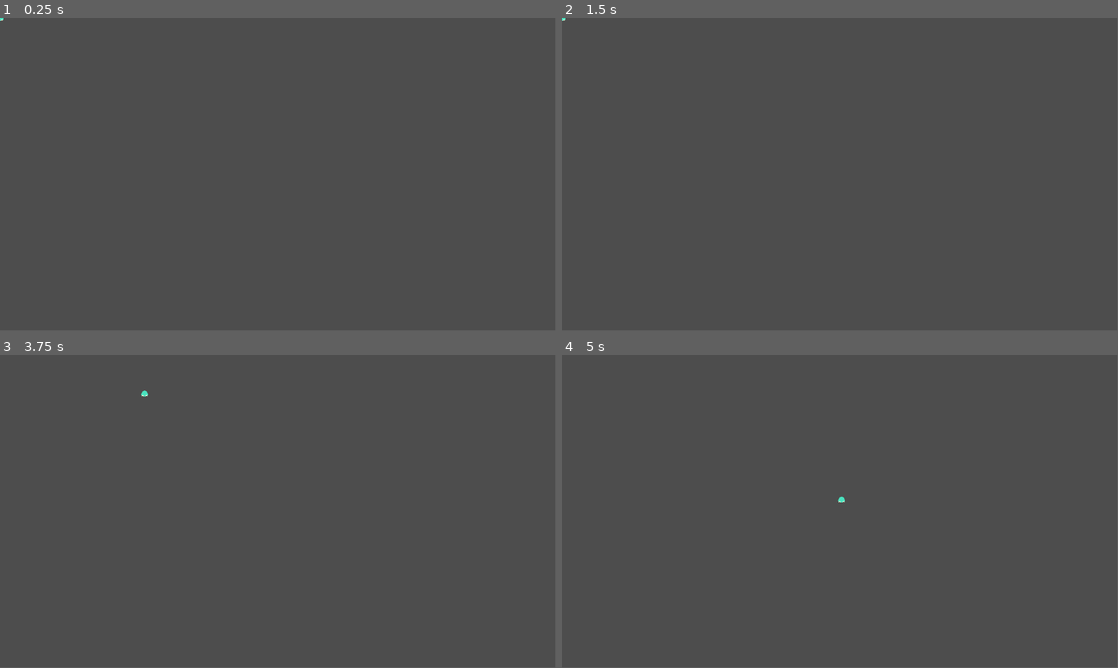
Above: before the commit, frames 1-4 (two rows, left to right).
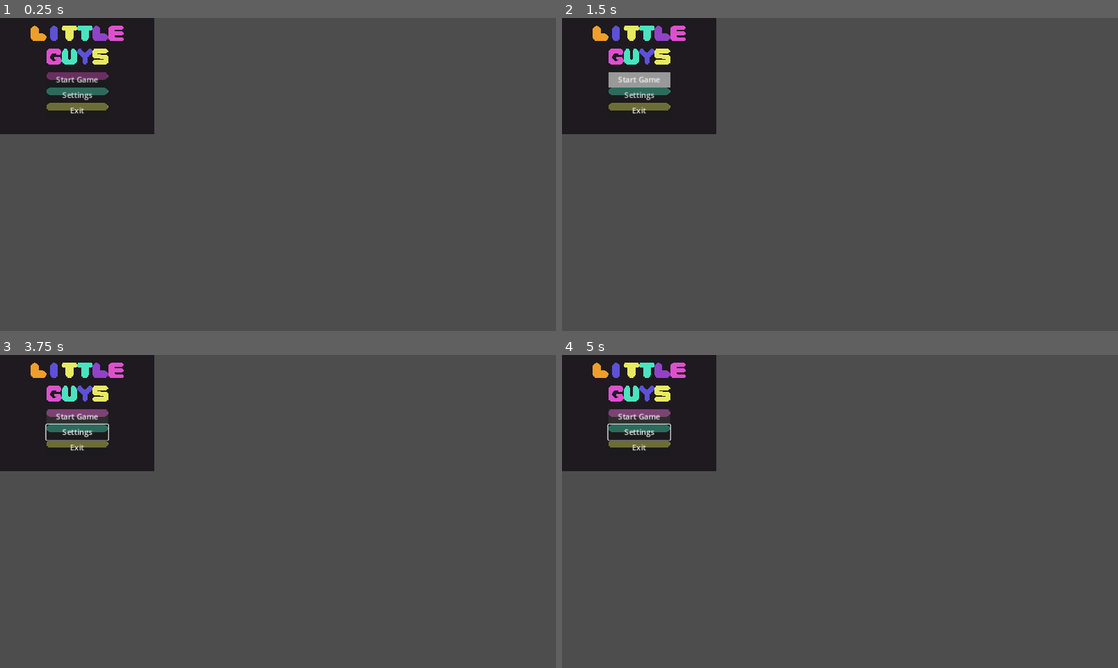
Above: after the commit, the same moments.

Repository: KupaJablek/little_guys
Game: Godot game, scene res://ui/main_menu/main_menu.tscn
Same seed, same stepped clock (60 frames per second), same inputs: the game is played once before the commit and once after it. Before the commit the project starts from res://entities/player/player.tscn.
Inputs (mouse positions are in pixels of both pictures, inside the frame that each line leads up to):
- Up to frame 1 (0.25 s): no input
- Up to frame 2 (1.5 s): click (639, 96) at 0.5 s, where only the run after the commit has a clickable "Settings"; click (639, 80) at 1.25 s, where only the run after the commit has a clickable "Start Game"
- Up to frame 3 (3.75 s): click (77, 417) at 2 s, where only the run after the commit has a clickable "Start Game"; tap Enter at 2.75 s; hold Right (move_right) 2.78-3.53 s; tap Space at 3.5 s; hold Down (move_down) from 3.53 s (still down)
- Up to frame 4 (5 s): release Down (move_down) at 4.28 s; hold Right (move_right) from 4.28 s (still down)
The window is 799x449 before the commit and 800x450 after it. Grey fills any space a smaller window leaves; there, only what the larger window draws over its background counts as a difference.

The runs differ from the first frame. In frame 1, 10% of the frame differs, in the area x 0-28%, y 0-38%; in frame 2, 10%; in frame 3, 10%; in frame 4, 10%.

Commit message:
added main menu

Diff:
--- a/project.godot
+++ b/project.godot
@@ -11,9 +11,13 @@
 [application]
 
 config/name="LittleGuys"
-run/main_scene="res://entities/player/player.tscn"
+run/main_scene="res://ui/main_menu/main_menu.tscn"
 config/features=PackedStringArray("4.3", "Forward Plus")
 config/icon="res://icon.svg"
+
+[display]
+
+window/stretch/mode="canvas_items"
 
 [input]
 
--- /dev/null
+++ b/ui/main_menu/main_menu.gd
@@ -0,0 +1,26 @@
+extends Control
+
+
+# Called when the node enters the scene tree for the first time.
+func _ready() -> void:
+	pass # Replace with function body.
+
+
+# Called every frame. 'delta' is the elapsed time since the previous frame.
+func _process(delta: float) -> void:
+	pass
+
+
+func _on_start_button_pressed() -> void:
+	# get_tree().change_scene_to_file(start scene)
+	print("exit pressed")
+
+
+func _on_settings_button_pressed() -> void:
+	# get_tree().change_scene_to_file("res://iu/settings_menu.tscn")
+	print("exit pressed")
+
+
+func _on_exit_button_pressed() -> void:
+	print("exit pressed")
+	get_tree().quit()
--- /dev/null
+++ b/ui/main_menu/main_menu.tscn
@@ -0,0 +1,54 @@
+[gd_scene load_steps=4 format=3 uid="uid://b7l5l81klp00s"]
+
+[ext_resource type="Script" path="res://ui/main_menu/main_menu.gd" id="1_3fvnl"]
+[ext_resource type="Texture2D" uid="uid://b058up1ew56pe" path="res://resources/UI/title_screen.png" id="1_sy8v2"]
+
+[sub_resource type="StyleBoxFlat" id="StyleBoxFlat_1undb"]
+
+[node name="MainMenu" type="Control"]
+layout_mode = 3
+anchors_preset = 15
+anchor_right = 1.0
+anchor_bottom = 1.0
+grow_horizontal = 2
+grow_vertical = 2
+script = ExtResource("1_3fvnl")
+
+[node name="title_screen_bg" type="TextureRect" parent="."]
+texture_filter = 1
+layout_mode = 2
+offset_right = 320.0
+offset_bottom = 240.0
+texture = ExtResource("1_sy8v2")
+
+[node name="start_button" type="Button" parent="."]
+layout_mode = 0
+offset_left = 96.0
+offset_top = 112.0
+offset_right = 224.0
+offset_bottom = 143.0
+theme_override_styles/focus = SubResource("StyleBoxFlat_1undb")
+action_mode = 0
+text = "Start Game"
+
+[node name="settings_button" type="Button" parent="."]
+layout_mode = 0
+offset_left = 96.0
+offset_top = 144.0
+offset_right = 224.0
+offset_bottom = 160.0
+action_mode = 0
+text = "Settings"
+
+[node name="exit_button" type="Button" parent="."]
+layout_mode = 0
+offset_left = 96.0
+offset_top = 176.0
+offset_right = 224.0
+offset_bottom = 192.0
+action_mode = 0
+text = "Exit"
+
+[connection signal="pressed" from="start_button" to="." method="_on_start_button_pressed"]
+[connection signal="pressed" from="settings_button" to="." method="_on_settings_button_pressed"]
+[connection signal="pressed" from="exit_button" to="." method="_on_exit_button_pressed"]
Binary file added: resources/UI/button_yellow.png
Not shown, added: resources/UI/button_yellow.png.import
Binary file added: resources/UI/title.aseprite
Binary file added: resources/UI/title.png
Not shown, added: resources/UI/title.png.import
Binary file added: resources/UI/title_screen.png
Not shown, added: resources/UI/title_screen.png.import
Binary file added: resources/title_screen.aseprite
Binary file added: resources/title_screen.png
Not shown, added: resources/title_screen.png.import
